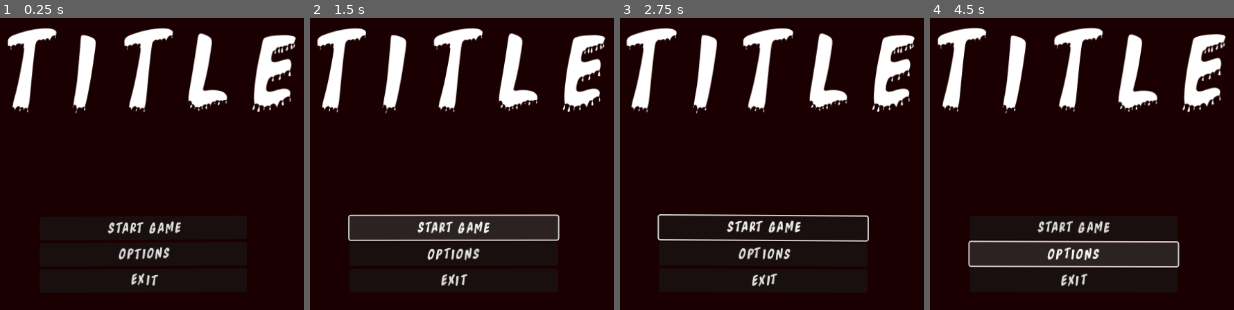
Above: before the commit, frames 1-4 (left to right).
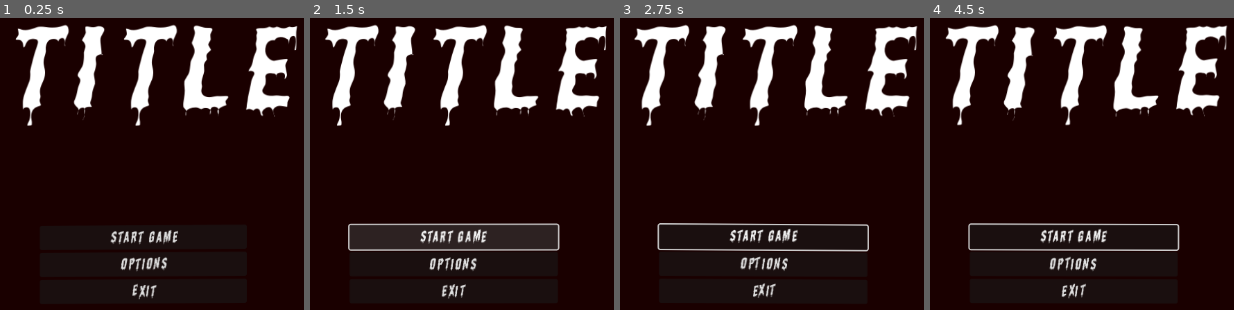
Above: after the commit, the same moments.

Repository: Juanxpeke/GD-Horror
Game: Godot game, scene res://Core/UI/MainMenu.tscn
Two runs of this game, one before a commit and one after it. Both use one fixed random seed, a clock stepped at 60 frames per second and the inputs below. This scene is started directly instead of the project's main scene.
Inputs (mouse positions are in pixels of both pictures, inside the frame that each line leads up to):
- Up to frame 1 (0.25 s): no input
- Up to frame 2 (1.5 s): click "Start Game" at 0.5 s; click "Start Game" at 1.25 s
- Up to frame 3 (2.75 s): move the mouse to (outside the picture) at 2.02 s; hold D (move_right) from 2.03 s (still down); hold F (interact) from 2.03 s (still down)
- Up to frame 4 (4.5 s): move the mouse to (outside the picture) at 2.77 s; release D (move_right) at 2.78 s; release F (interact) at 2.78 s; hold S (move_backwards) 2.78-3.53 s; click (outside the picture) at 2.85 s; move the mouse to (1151, 61) at 3.52 s; hold D (move_right) 3.53-4.28 s; hold F (interact) 3.53-4.28 s; move the mouse to (1033, 251) at 4.27 s; hold W (move_forward) from 4.28 s (still down); click (1033, 251) at 4.35 s

The runs differ from the first frame. In frame 1, 11% of the frame differs, in the area x 2-99%, y 2-97%; in frame 2, 14%, in the area x 2-98%, y 2-97%; in frame 3, 12%; in frame 4, 13%.

Commit message:
Added new font

Diff:
--- a/Core/UI/FontTheme.tres
+++ b/Core/UI/FontTheme.tres
@@ -1,17 +1,17 @@
 [gd_resource type="Theme" load_steps=4 format=3 uid="uid://cyq0hshp2gbi0"]
 
-[ext_resource type="FontFile" uid="uid://ccyse8tea6x1o" path="res://Core/UI/BloodyModes-gwwYp.ttf" id="1_k1cjk"]
+[ext_resource type="FontFile" uid="uid://dgmspreqh6diw" path="res://Core/UI/shlop rg.otf" id="1_nhwo5"]
 
 [sub_resource type="FontVariation" id="FontVariation_235ei"]
-base_font = ExtResource("1_k1cjk")
+base_font = ExtResource("1_nhwo5")
 variation_transform = Transform2D(0.98, 0.12, 0.32, 0.97, 0.035, 0)
 spacing_glyph = 2
 spacing_space = 2
 
 [sub_resource type="FontVariation" id="FontVariation_oeq5o"]
-base_font = ExtResource("1_k1cjk")
+base_font = ExtResource("1_nhwo5")
 variation_embolden = -0.4
-variation_transform = Transform2D(1.14, 0.15, 0.05, 1.075, 0.075, 0.55)
+variation_transform = Transform2D(1.455, 0.15, 0.055, 1.09, 0.075, 0.55)
 spacing_glyph = 38
 
 [resource]
--- a/Core/UI/MainMenu.tscn
+++ b/Core/UI/MainMenu.tscn
@@ -10,7 +10,7 @@
 shader_parameter/speed_x = 6.0
 
 [sub_resource type="LabelSettings" id="LabelSettings_oikah"]
-font_size = 145
+font_size = 160
 
 [sub_resource type="ShaderMaterial" id="ShaderMaterial_6i50a"]
 shader = ExtResource("1_fi0vs")
Binary file added: Core/UI/shlop rg.otf
Not shown, added: Core/UI/shlop rg.otf.import
